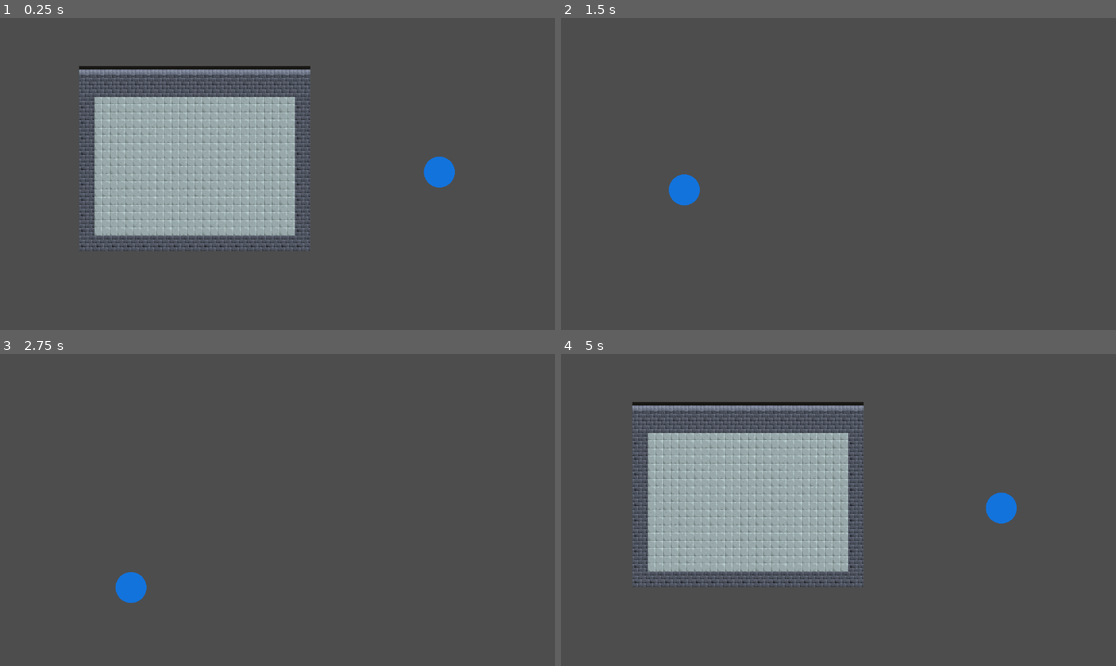
Above: before the commit, frames 1-4 (two rows, left to right).
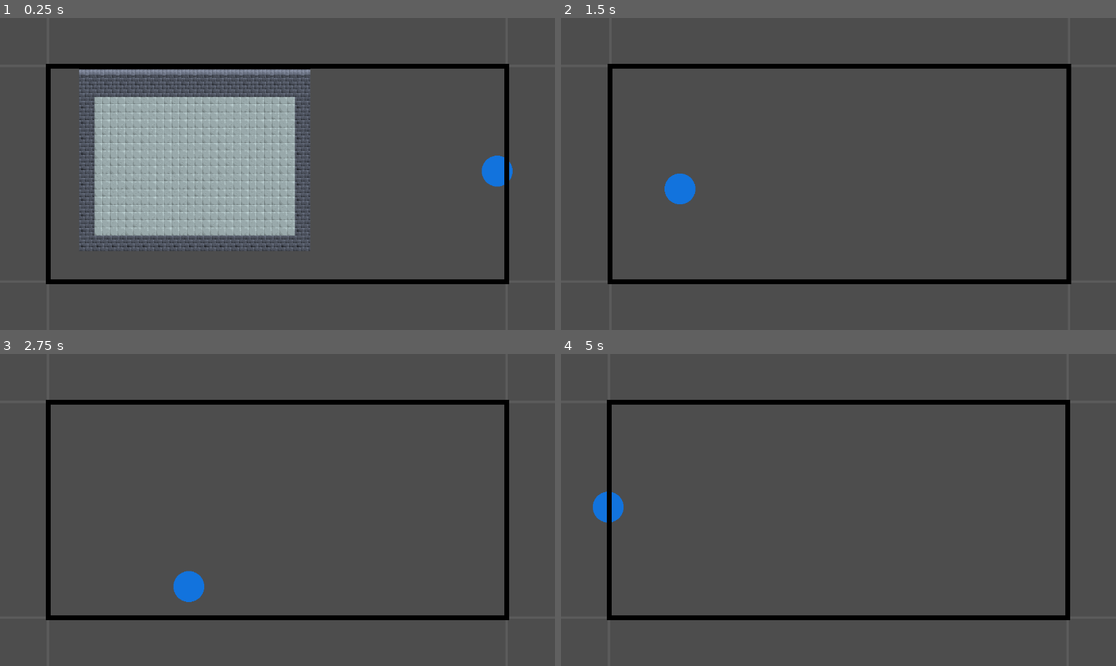
Above: after the commit, the same moments.

Repository: Supertolek/jeu-trop-koul
Game: Godot game, scene res://scenes/game.tscn
Two runs of this game, one before a commit and one after it. Both use one fixed random seed, a clock stepped at 60 frames per second and the inputs below.
Inputs (mouse positions are in pixels of both pictures, inside the frame that each line leads up to):
- Up to frame 1 (0.25 s): no input
- Up to frame 2 (1.5 s): tap Enter at 0.5 s; move the mouse to (960, 158) at 0.52 s; hold Right (ui_right) 0.53-1.28 s; move the mouse to (727, 189) at 1.27 s; hold Down (ui_down) from 1.28 s (still down)
- Up to frame 3 (2.75 s): move the mouse to (333, 441) at 2.02 s; release Down (ui_down) at 2.03 s; hold Right (ui_right) from 2.03 s (still down)
- Up to frame 4 (5 s): move the mouse to (810, 572) at 2.77 s; release Right (ui_right) at 2.78 s; hold Up (ui_up) 2.78-3.53 s; move the mouse to (1005, 556) at 3.52 s; hold Left (ui_left) from 3.53 s (still down); move the mouse to (672, 463) at 4.27 s

The runs differ from the first frame. In frame 1, 4.5% of the frame differs, in the area x 8-93%, y 14-86%; in frame 2, 4.1%; in frame 3, 4.7%; in frame 4, 24%, in the area x 5-92%, y 14-86%.

Commit message:
ajout d'un tool script pour facilité la cration de salle (Vesrion 1)

Diff:
--- a/scenes/game.tscn
+++ b/scenes/game.tscn
@@ -1,8 +1,9 @@
-[gd_scene load_steps=6 format=4 uid="uid://b5y5loopfw4he"]
+[gd_scene load_steps=7 format=4 uid="uid://b5y5loopfw4he"]
 
 [ext_resource type="Texture2D" uid="uid://msc5ycqj67ka" path="res://assets/tilemap.png" id="1_i5e87"]
 [ext_resource type="PackedScene" uid="uid://d0wegsgalj7fw" path="res://scenes/player.tscn" id="2_3vnji"]
 [ext_resource type="PackedScene" uid="uid://bdny2th5or8qi" path="res://scenes/room_camera.tscn" id="3_f06ig"]
+[ext_resource type="PackedScene" uid="uid://b5nyd8kj7nfuk" path="res://scenes/tool scenes/drawing_line.tscn" id="4_8l4c4"]
 
 [sub_resource type="TileSetAtlasSource" id="TileSetAtlasSource_4lpua"]
 texture = ExtResource("1_i5e87")
@@ -95,7 +96,12 @@
 tile_set = SubResource("TileSet_35wgk")
 
 [node name="Player" parent="." instance=ExtResource("2_3vnji")]
-position = Vector2(812, 220)
+position = Vector2(932, 218)
 
 [node name="RoomCamera" parent="." node_paths=PackedStringArray("player_node") instance=ExtResource("3_f06ig")]
+editor_draw_screen = false
 player_node = NodePath("../Player")
+
+[node name="Drawing Line" parent="." node_paths=PackedStringArray("camera_scene") instance=ExtResource("4_8l4c4")]
+camera_scene = NodePath("../RoomCamera")
+display_line = true
--- /dev/null
+++ b/scenes/tool scenes/drawing_line.tscn
@@ -0,0 +1,6 @@
+[gd_scene load_steps=2 format=3 uid="uid://b5nyd8kj7nfuk"]
+
+[ext_resource type="Script" path="res://scripts/@tool script/drawing_line.gd" id="1_38oqy"]
+
+[node name="Drawing Line" type="Node2D"]
+script = ExtResource("1_38oqy")
--- /dev/null
+++ b/scripts/@tool script/drawing_line.gd
@@ -0,0 +1,71 @@
+@tool
+extends Node2D
+@export_category('Drawing Line')
+@export_group('Link')
+@export var camera_scene: RoomCamera
+@export var tilemaplayer_node: Array[TileMapLayer]
+
+@export_group('Display')
+@export var display_line: bool = false
+
+@export var main_rect_color: Color = Color("000000")
+@export var secondary_rect_color: Color = Color("5b5b5b")
+
+@export_range(0,20,0.1,'or_greater') var main_rect_width: float = 10
+@export_range(0,20,0.1,'or_greater') var secondary_rect_width: float = 5
+
+
+
+
+func _process(delta: float) -> void:
+	if position:
+		position = Vector2.ZERO
+	queue_redraw()
+
+
+func get_camera_center_based_on_mouse_global_pos():
+	var offset_size = camera_scene.offset_size
+	var screen_size = Vector2(
+	ProjectSettings.get_setting("display/window/size/viewport_width"),
+	ProjectSettings.get_setting("display/window/size/viewport_height"),
+	)
+	var mouse_pos = get_global_mouse_position()
+	var x = floor((mouse_pos.x) / (screen_size.x - 2*offset_size)) * (screen_size.x - 2*offset_size) + (screen_size.x - 2*offset_size)/2
+	var y = floor((mouse_pos.y) / (screen_size.y - 2*offset_size)) * (screen_size.y - 2*offset_size) + (screen_size.y - 2*offset_size)/2
+	return Vector2(x,y)
+
+
+func _draw() -> void:
+
+	if camera_scene and display_line:
+		var offset_size = camera_scene.offset_size
+		var screen_center: Vector2 = get_camera_center_based_on_mouse_global_pos()
+		var screen_size = Vector2(
+		ProjectSettings.get_setting("display/window/size/viewport_width"),
+		ProjectSettings.get_setting("display/window/size/viewport_height"),
+		)
+		for i in [
+			Vector2(-1,-1),Vector2(0,-1),Vector2(1,-1),
+			Vector2(-1,0),Vector2(1,0),
+			Vector2(-1,1),Vector2(0,1),Vector2(1,1),
+			Vector2(0,0),
+		]:
+			var screen_rect_center: Vector2 = Vector2(screen_center.x + i.x * screen_size.x - 2 * i.x * offset_size, screen_center.y + i.y * screen_size.y - 2 * i.y * offset_size)
+			var points:PackedVector2Array = PackedVector2Array([
+				Vector2(screen_rect_center.x + (screen_size.x - 2*offset_size)/2,screen_rect_center.y + (screen_size.y - 2*offset_size)/2),
+				Vector2(screen_rect_center.x - (screen_size.x - 2*offset_size)/2,screen_rect_center.y + (screen_size.y - 2*offset_size)/2),
+				Vector2(screen_rect_center.x - (screen_size.x - 2*offset_size)/2,screen_rect_center.y - (screen_size.y - 2*offset_size)/2),
+				Vector2(screen_rect_center.x + (screen_size.x - 2*offset_size)/2,screen_rect_center.y - (screen_size.y - 2*offset_size)/2),
+				Vector2(screen_rect_center.x + (screen_size.x - 2*offset_size)/2,screen_rect_center.y + (screen_size.y - 2*offset_size)/2)
+			])
+			var color: Color
+			var width: float
+			if i == Vector2(0,0):
+				width = main_rect_width
+				color = main_rect_color
+			else:
+				width = secondary_rect_width
+				color = secondary_rect_color
+
+
+			draw_polyline(points,color,width)
--- a/scripts/room_camera.gd
+++ b/scripts/room_camera.gd
@@ -1,4 +1,5 @@
 extends Camera2D
+class_name RoomCamera
 
 @onready var screen_size: Vector2 = get_viewport_rect().size
 @export var player_node: CharacterBody2D
@@ -15,8 +16,14 @@
 func _process(delta: float) -> void:
 	set_screen_position()
 
-func set_screen_position() -> void:
+func set_screen_position(return_position:bool = false) -> void:
 	var player_pos = player_node.global_position
 	var x = floor((player_pos.x) / (screen_size.x - 2*offset_size)) * (screen_size.x - 2*offset_size) + (screen_size.x - 2*offset_size)/2
 	var y = floor((player_pos.y) / (screen_size.y - 2*offset_size)) * (screen_size.y - 2*offset_size) + (screen_size.y - 2*offset_size)/2
 	global_position = Vector2(x,y)
+
+func get_camera_rect_based_on_mouse():
+	var mouse_pos = get_global_mouse_position()
+	var x = floor((mouse_pos.x) / (screen_size.x - 2*offset_size)) * (screen_size.x - 2*offset_size) + (screen_size.x - 2*offset_size)/2
+	var y = floor((mouse_pos.y) / (screen_size.y - 2*offset_size)) * (screen_size.y - 2*offset_size) + (screen_size.y - 2*offset_size)/2
+	return Vector2(x,y)
